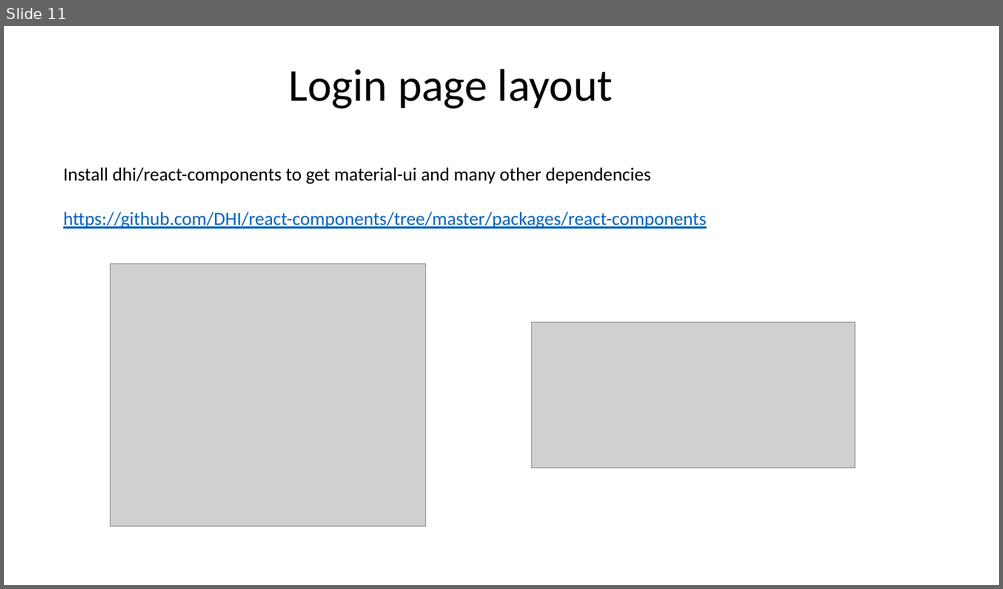
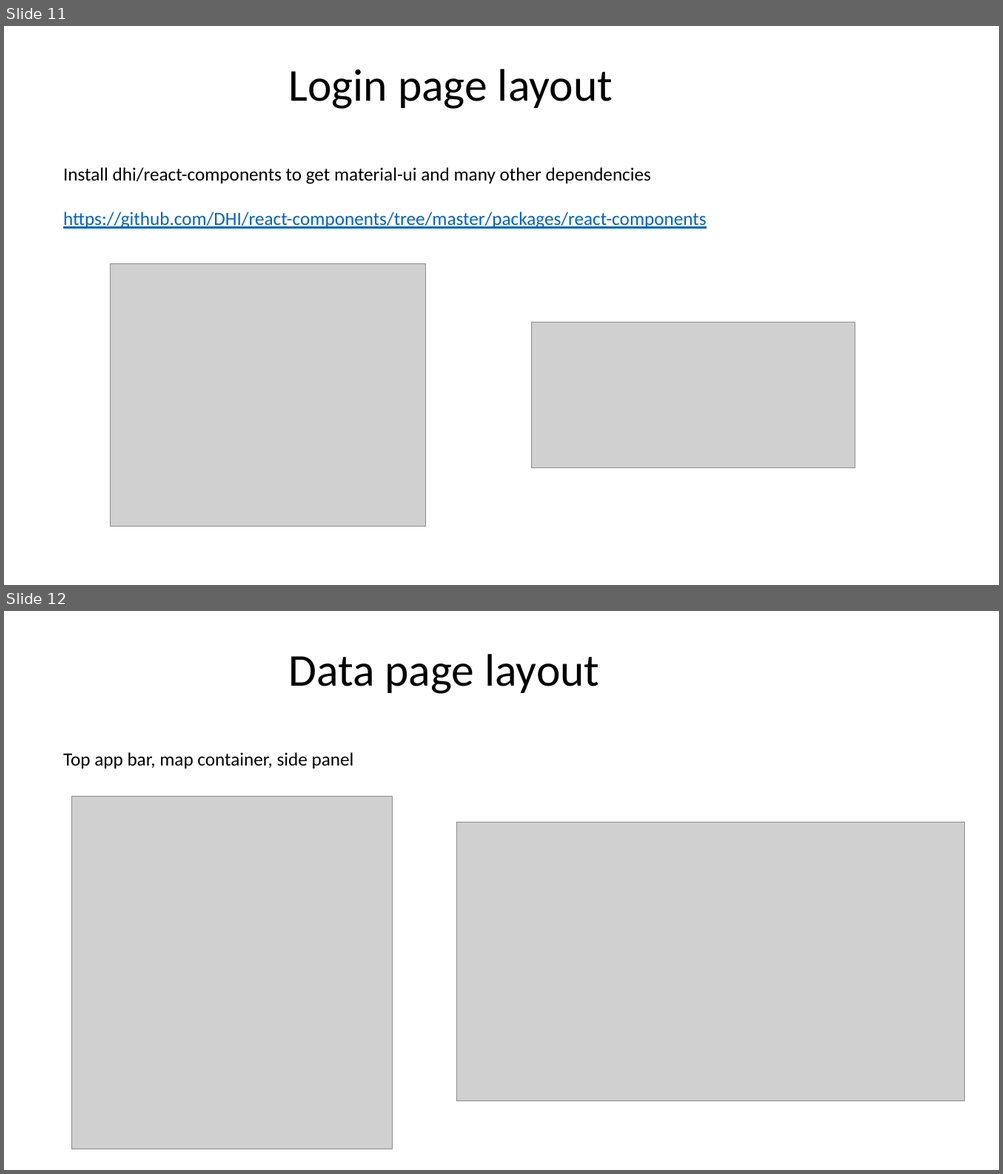
Before and after one commit to DHI/DomainServicesCourse, a slide deck: Presentations/DS-course-4-frontend.pptx. Shown one above the other, each under a label of ours: slide 11 before the commit, slides 11 and 12 after it. The pictures are 1003x589 and 1003x1174 pixels, drawn with LibreOffice and Linux fonts; fonts in the diff are those of the drawing; grey boxes stand for pictures. Boxes give left, top, right and bottom in pixels: in the first picture for what was removed or moved away, otherwise in the second. Text is boxed around its words. In the diff, an @@ line names an element or a change of style, - is before the commit and + after.

```diff
--- a/Presentations/DS-course-4-frontend.pptx
+++ b/Presentations/DS-course-4-frontend.pptx
@@ slide 12 added at box(4, 611, 999, 1170), background #FFFFFF @@
@@ text added at box(288, 654, 599, 694), 44 pt, text #000000 @@
+Data page layout
@@ text added at box(63, 752, 354, 769), 18 pt, text #000000 @@
+Top app bar, map container, side panel
@@ picture added at box(71, 796, 392, 1149) @@
@@ picture added at box(457, 822, 965, 1101) @@
```
Also in this commit, not shown: 3 other slides added, 7 other files.
